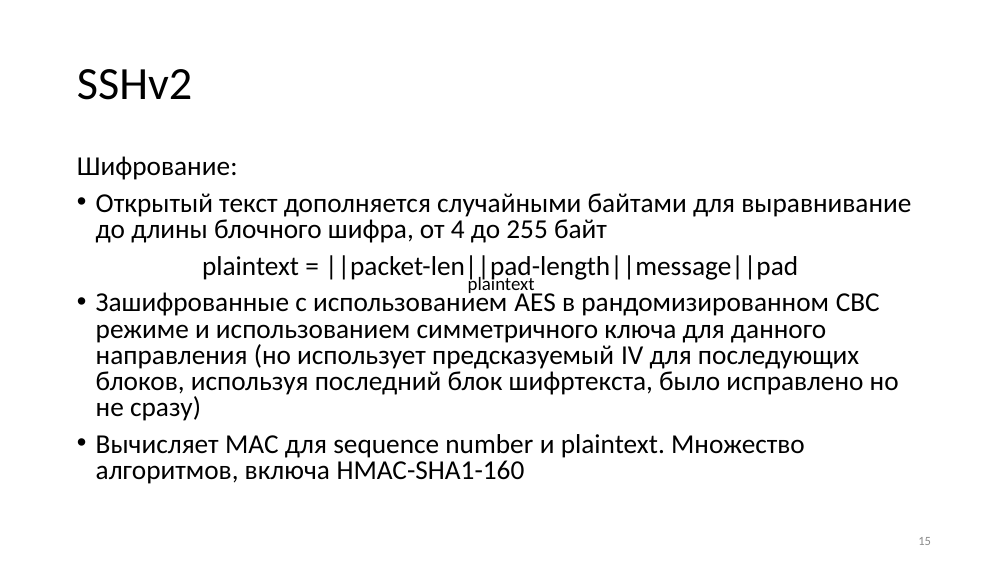
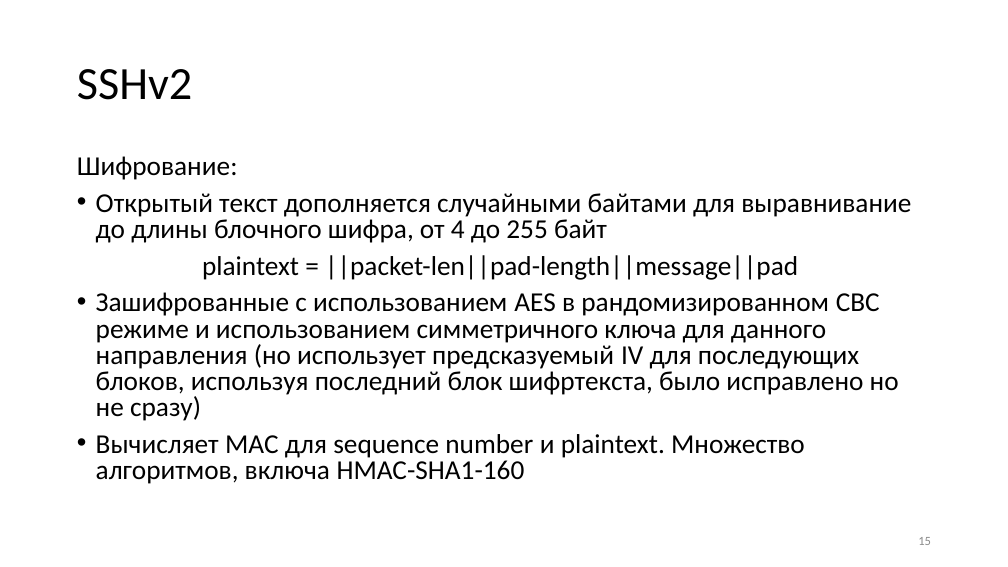
Before and after one commit to CryptoCourse/CryptoLectures, a slide deck: slide 15 of Lectures/Lecture13.pptx. Drawn at 1008x567 pixels with LibreOffice and Linux fonts; fonts in the diff are those of the drawing. Boxes give left, top, right and bottom in pixels: in the first picture for what was removed or moved away, otherwise in the second. Text is boxed around its words. In the diff, an @@ line names an element or a change of style, - is before the commit and + after.

```diff
--- a/Lectures/Lecture13.pptx
+++ b/Lectures/Lecture13.pptx
@@ text removed at <box>468,275,535,296</box> @@
-plaintext
```
Also in this commit, not shown: 3 other slides changed, 1 slide added.
